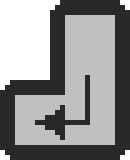
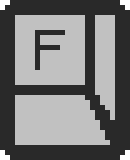
The second 130×160 image is a revision of the first. Changes to its layers:
added layer "F" above "s" over [0, 0, 115, 145]
hid "Layer 1" over [0, 0, 115, 145]
